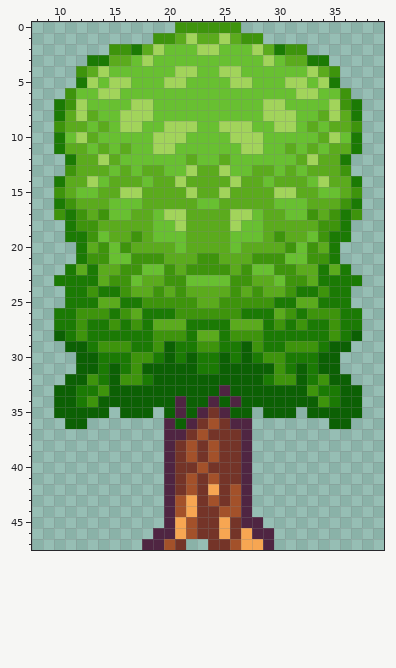
Two states of a pixel-art sprite, Assets/Art/tree-2.png. Above: the version before the commit.
The file is 48x48 pixels. Shown: x 8..39, y 0..47.
After the commit:
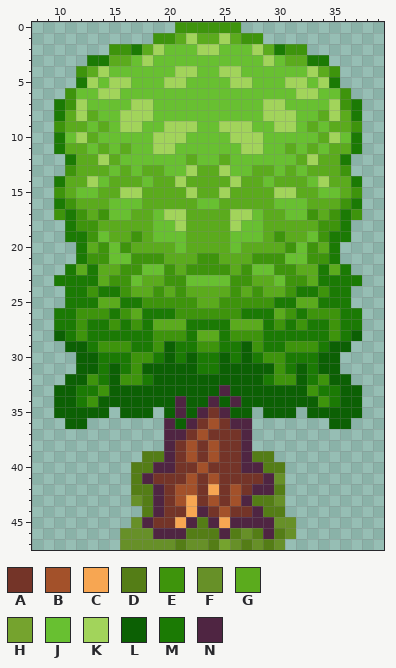
Palette (. is transparent): A #743428  B #a3512a  C #f7a652  D #547d16  E #3e940c  F #679028  G #5bab1d  H #75a32e  J #68c031  K #a2d45b  L #0c6004  M #1b7a04  N #4f2542
The author wrote: Added sides and back of tree log
What changed:
The edit adds colour A in row 41 at x 19 and 28; in row 45 at x 19.
Colour B gives way to colour A in row 44 at x 21 and 26.
Colour N gives way to colour A in rows 41 to 42 at x 20 and 27; in row 43 at x 20; in row 44 at x 20 and 27; in row 45 at x 20.
Colour A gives way to colour B in row 42 at x 21.
The edit adds colour D in row 39 at x 18 to 19 and 28 to 29; in row 40 at x 17 to 18 and 29 to 30; in row 41 at x 17; in row 42 at x 17 to 18 and 30; in row 43 at x 18 and 28 to 29; in row 44 at x 18 and 29 to 30.
The edit adds colour D in row 46 at x 30.
Colour A gives way to colour D in row 45 at x 23; in row 46 at x 23 to 24 and 26; in row 47 at x 21 and 24.
Colour B gives way to colour D in row 46 at x 22.
Colour C gives way to colour D in row 47 at x 27.
Colour N gives way to colour D in row 46 at x 28; in row 47 at x 29.
The edit adds colour F in row 41 at x 30; in row 43 at x 17 and 30; in row 45 at x 17 and 30 to 31; in row 46 at x 16 to 18 and 31; in row 47 at x 16 to 17, 22 to 23 and 30.
Colour B gives way to colour F in row 47 at x 20 and 26.
Colour C gives way to colour F in row 46 at x 27; in row 47 at x 28.
Colour N gives way to colour F in row 47 at x 18 to 19.
Colour A gives way to colour H in row 47 at x 25.
The edit adds colour N in row 40 at x 19 and 28; in row 41 at x 18 and 29; in row 42 at x 19 and 28 to 29; in row 43 at x 19; in row 44 at x 19 and 28; in row 45 at x 18 and 29.
Colour A gives way to colour N in row 44 at x 23; in row 45 at x 24 and 26.
Colour B gives way to colour N in row 45 at x 22.
Colour C gives way to colour N in row 46 at x 21 and 25.
